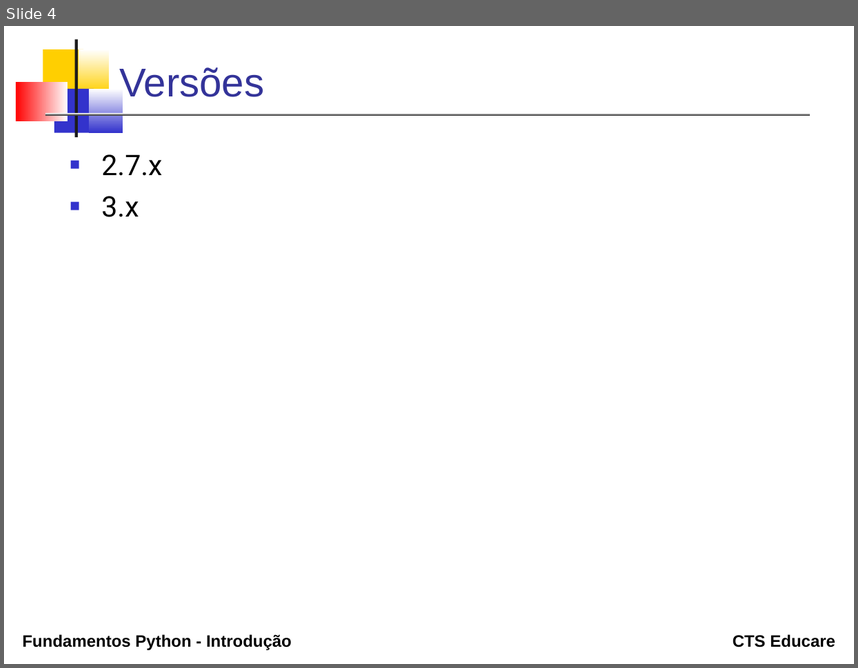
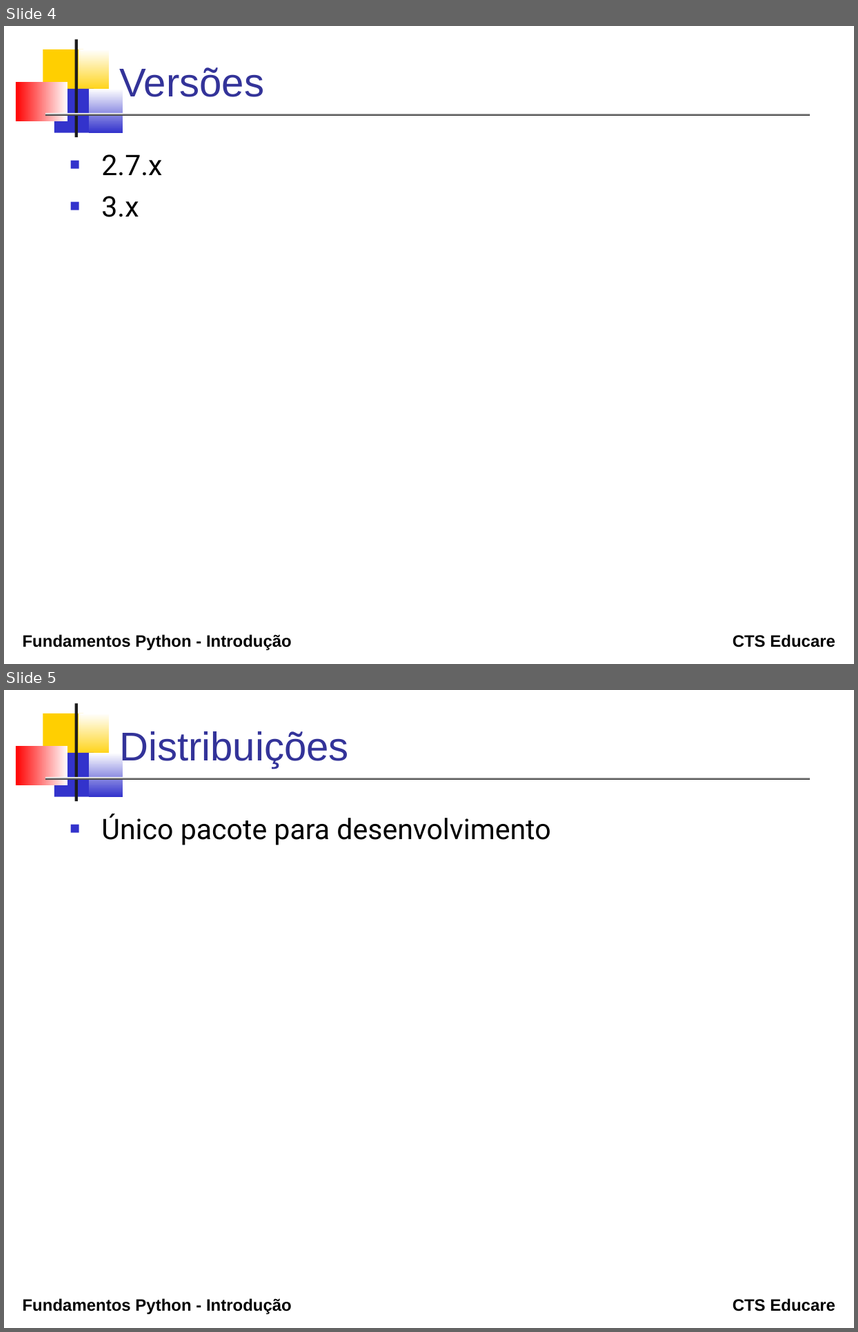
Before and after one commit to erosvitor/curso-python-fundamentos, a slide deck: topicos/01_introducao/Introducao.odp. Shown one above the other, each under a label of ours: slide 4 before the commit, slides 4 and 5 after it. The pictures are 858x668 and 858x1332 pixels, drawn with LibreOffice and Linux fonts; fonts in the diff are those of the drawing. Boxes give left, top, right and bottom in pixels: in the first picture for what was removed or moved away, otherwise in the second. Text is boxed around its words. In the diff, an @@ line names an element or a change of style, - is before the commit and + after.

```diff
--- a/topicos/01_introducao/Introducao.odp
+++ b/topicos/01_introducao/Introducao.odp
@@ slide 5 added at bbox=[4, 690, 854, 1328], background #FFFFFF; not listed: 9 template elements that a slide beside it also shows @@
@@ title added at bbox=[119, 731, 348, 768], 34 pt, text #333399 @@
+Distribuições
@@ text added at bbox=[101, 814, 550, 845], 24 pt, text #000000 @@
+■ Único pacote para desenvolvimento
```
Also in this commit, not shown: 4 slides changed, 1 other slide added, 7 slides removed, 14 other files.
